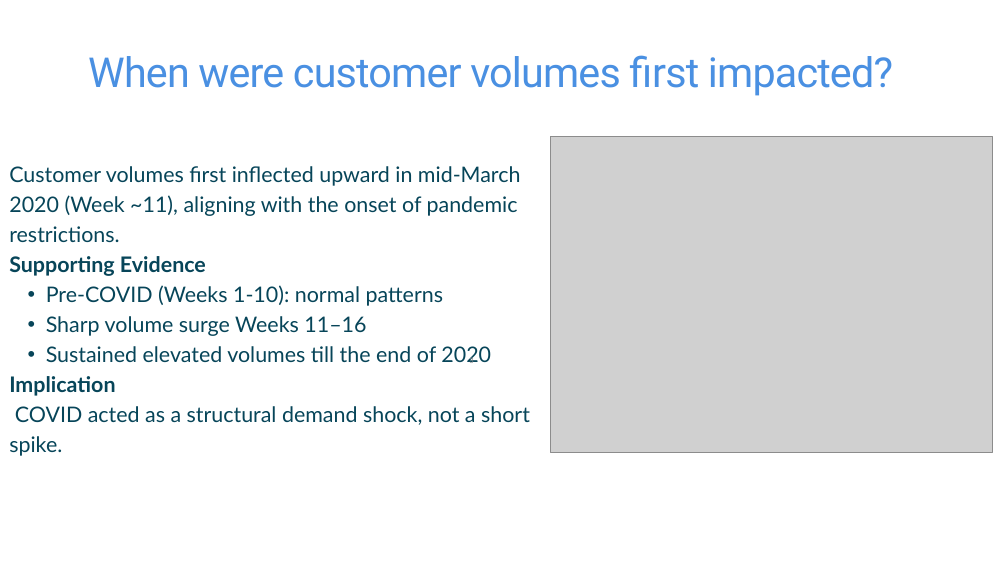
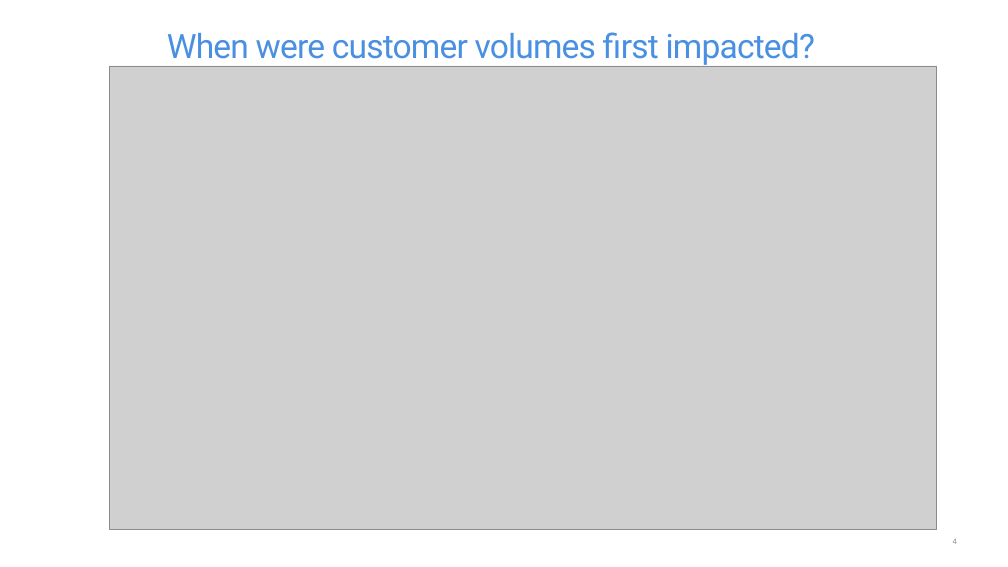
Before and after one commit to John-Adedoyin-001/Data-program-COMP-603_PROJECT-EBOSELE-AND-JOHN, a slide deck: slide 4 of John-Ebose-Project-Presentation--COVID-19-Impact-on-ABC-Company.pptx (slide 3 before the commit). Drawn at 1008x567 pixels with LibreOffice and Linux fonts; fonts in the diff are those of the drawing; grey boxes stand for pictures. Boxes give left, top, right and bottom in pixels: in the first picture for what was removed or moved away, otherwise in the second. Text is boxed around its words. In the diff, an @@ line names an element or a change of style, - is before the commit and + after.

```diff
--- a/John-Ebose-Project-Presentation--COVID-19-Impact-on-ABC-Company.pptx
+++ b/John-Ebose-Project-Presentation--COVID-19-Impact-on-ABC-Company.pptx
@@ text "When were customer volumes first ...": place and size @@
-text "When were customer volumes first ..." at [88,55,893,96]
+text "When were customer volumes first ..." at [167,32,815,65]
@@ text "When were customer volumes first ..." at [167,32,815,65]: size 59 to 48 pt @@
@@ picture added at [109,66,937,530] @@
@@ picture removed at [550,137,992,452] @@
@@ text removed at [9,166,530,456] @@
-Customer volumes first inflected upward in mid-March 2020 (Week ~11), aligning with the onset of pandemic restrictions.
-Supporting Evidence
-  • Pre-COVID (Weeks 1-10): normal patterns
-  • Sharp volume surge Weeks 11–16
-  • Sustained elevated volumes till the end of 2020
-Implication
-COVID acted as a structural demand shock, not a short spike.
@@ page number removed at [469,357,473,366] @@
-3
@@ page number added at [953,539,957,544], 12 pt, text #8C8C8C @@
+4
```
Also in this commit, not shown: 7 other slides changed, 5 slides added, 4 slides removed, 3 other files.
